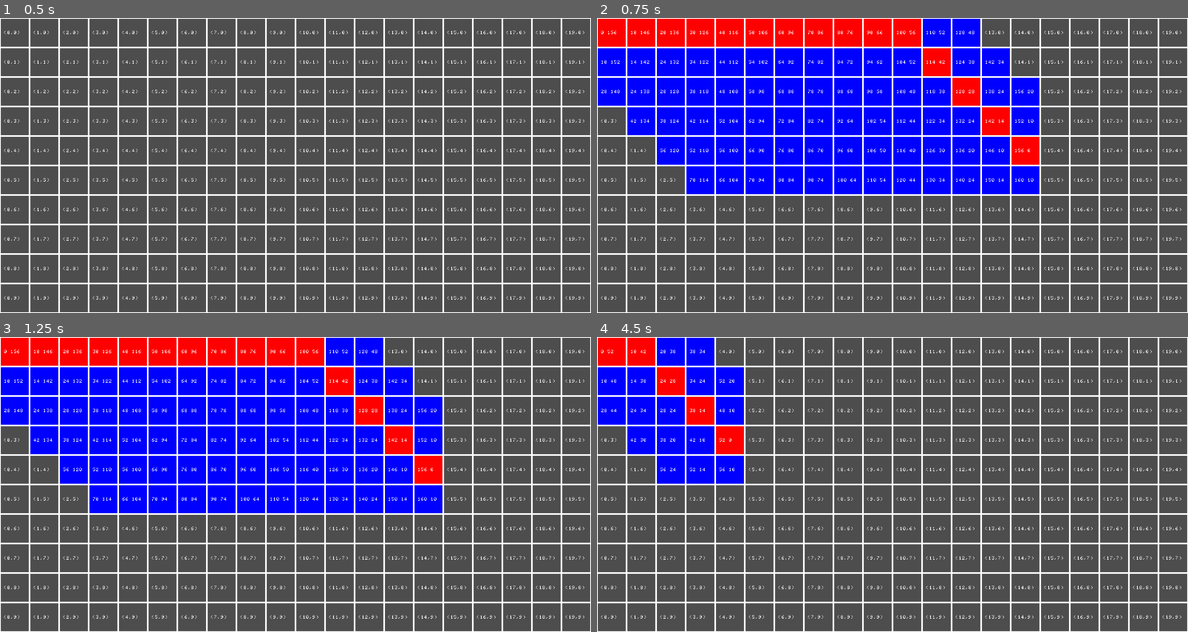
Above: before the commit, frames 1-4 (two rows, left to right).
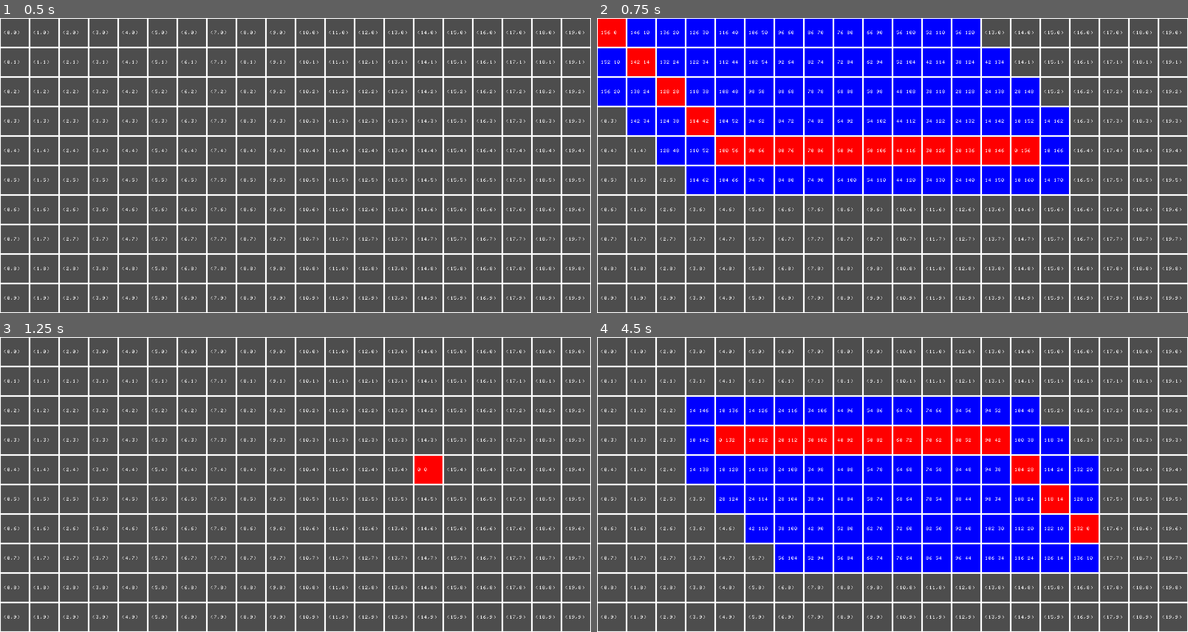
Above: after the commit, the same moments.

Repository: Cidragon/A--Pathfinding-Visualiser
Game: Godot game, scene res://scenes/main/main.tscn
Same seed, same stepped clock (60 frames per second), same inputs: the game is played once before the commit and once after it.
Inputs (mouse positions are in pixels of both pictures, inside the frame that each line leads up to):
- Up to frame 1 (0.5 s): no input
- Up to frame 2 (0.75 s): tap Enter at 0.5 s; move the mouse to (1022, 150) at 0.52 s; press the mouse at (1022, 150) at 0.53 s
- Up to frame 3 (1.25 s): right-click (425, 469) at 0.8 s
- Up to frame 4 (4.5 s): tap Space at 1.25, 2.75, 4.25 s; move the mouse to (774, 499) at 1.27 s; release the mouse at (774, 499) at 1.28 s; right-click (774, 499) at 1.35 s; click (774, 499) at 1.55 s; tap Enter at 2, 3.5 s; move the mouse to (951, 419) at 2.02 s; press the mouse at (951, 419) at 2.03 s; right-click (951, 419) at 2.3 s; move the mouse to (862, 543) at 2.77 s; release the mouse at (862, 543) at 2.78 s; tap Q (q) at 2.85 s; click (862, 543) at 3.05 s; move the mouse to (1069, 528) at 3.52 s; hold Right mouse button (set_end_position, bound only after the … 3.53-4.28 s; move the mouse to (715, 440) at 4.27 s; click (715, 440) at 4.35 s

Frame 1 is identical in both runs. In frame 2, 14% of the frame differs, in the area x 0-80%, y 0-60%; in frame 3, 36%; in frame 4, 38%, in the area x 0-85%, y 0-80%.

Commit message:
set start/end position on mouse click

Diff:
--- a/classes/custom_astar.gd
+++ b/classes/custom_astar.gd
@@ -131,8 +131,8 @@
 		if cell.get_f() < lowest_f_cell.get_f():
 			lowest_f_cell = cell
 
-	print("lowest f score: ", lowest_f_cell.get_f())
-	print(lowest_f_cell)
+	#print("lowest f score: ", lowest_f_cell.get_f())
+	#print(lowest_f_cell)
 	return lowest_f_cell
 
 func reconstruct_path(cell : Cell) -> Array[Vector2i]:
--- a/project.godot
+++ b/project.godot
@@ -22,7 +22,7 @@
 
 [input]
 
-left_click={
+set_start_position={
 "deadzone": 0.5,
 "events": [Object(InputEventMouseButton,"resource_local_to_scene":false,"resource_name":"","device":-1,"window_id":0,"a …(258 unchanged characters)…
 ]
@@ -32,6 +32,11 @@
 "events": [Object(InputEventKey,"resource_local_to_scene":false,"resource_name":"","device":-1,"window_id":0,"alt_pressed":false,"shift_pressed":false,"ctrl_pressed":false,"meta_pressed":false,"pressed":false,"keycode":0,"physical_keycode":81,"key_label":0,"unicode":113,"echo":false,"script":null)
 ]
 }
+set_end_position={
+"deadzone": 0.5,
+"events": [Object(InputEventMouseButton,"resource_local_to_scene":false,"resource_name":"","device":-1,"window_id":0,"alt_pressed":false,"shift_pressed":false,"ctrl_pressed":false,"meta_pressed":false,"button_mask":2,"position":Vector2(376, 26),"global_position":Vector2(380, 67),"factor":1.0,"button_index":2,"canceled":false,"pressed":true,"double_click":false,"script":null)
+]
+}
 
 [rendering]
 
--- a/scenes/main/main.gd
+++ b/scenes/main/main.gd
@@ -38,38 +38,21 @@
 			var label = label_score[col][row]
 			label.text = "(" + str(col) + "," + str(row) + ")"
 
+var start_position : Vector2i = Vector2i(0,0)
+var end_position : Vector2i = Vector2i(0,0)
+
 func _unhandled_input(event: InputEvent) -> void:
-	if event.is_action_pressed("left_click"):
-		print("left click")
+	if event.is_action_pressed("set_start_position"):
 		var mouse_position : Vector2i = get_global_mouse_position()
-		var objective_grid_position : Vector2i = mouse_position / new_astar.tile_size
-		var start_position : Vector2i = Vector2i(0,0) / new_astar.tile_size
+		start_position = mouse_position / new_astar.tile_size
 		print("start grid position: ", start_position)
-		print("objective grid position: ", objective_grid_position)
-		var path : Array[Vector2i] = new_astar.calculate_path(start_position, objective_grid_position)
-
-		reset_label_score()
-		tiles.clear()
-		for tile in new_astar.closedSet:
-			#print(str(new_astar.grid[tile.x][tile.y].f))
-			var g = str(new_astar.grid[tile.x][tile.y].g)
-			var h = str(new_astar.grid[tile.x][tile.y].h)
-
-			label_score[tile.x][tile.y].text = g + " " + h
-			if tile in path:
-				tiles.set_cell(0, tile, 1, Vector2i(0,0))
-			else:
-				tiles.set_cell(0, tile, 0, Vector2i(0,0))
-
-		for tile in new_astar.openSet:
-			var g = str(new_astar.grid[tile.x][tile.y].g)
-			var h = str(new_astar.grid[tile.x][tile.y].h)
-
-			label_score[tile.x][tile.y].text = g + " " + h
-			if tile in path:
-				tiles.set_cell(0, tile, 1, Vector2i(0,0))
-			else:
-				tiles.set_cell(0, tile, 0, Vector2i(0,0))
+		get_full_path()
+	elif event.is_action_pressed("set_end_position"):
+		print("set_end_position")
+		var mouse_position : Vector2i = get_global_mouse_position()
+		end_position = mouse_position / new_astar.tile_size
+		print("end grid position: ", end_position)
+		get_full_path()
 	elif event.is_action_pressed("q"):
 		print("Q pressed")
 		var mouse_position : Vector2i = get_global_mouse_position()
@@ -104,3 +87,30 @@
 		if not new_astar.found_path:
 			var tile : Vector2i = path[0]
 			tiles.set_cell(0, tile, 2, Vector2i(0,0))
+
+
+func get_full_path() -> void:
+	var path : Array[Vector2i] = new_astar.calculate_path(start_position, end_position)
+
+	reset_label_score()
+	tiles.clear()
+	for tile in new_astar.closedSet:
+		#print(str(new_astar.grid[tile.x][tile.y].f))
+		var g = str(new_astar.grid[tile.x][tile.y].g)
+		var h = str(new_astar.grid[tile.x][tile.y].h)
+
+		label_score[tile.x][tile.y].text = g + " " + h
+		if tile in path:
+			tiles.set_cell(0, tile, 1, Vector2i(0,0))
+		else:
+			tiles.set_cell(0, tile, 0, Vector2i(0,0))
+
+	for tile in new_astar.openSet:
+		var g = str(new_astar.grid[tile.x][tile.y].g)
+		var h = str(new_astar.grid[tile.x][tile.y].h)
+
+		label_score[tile.x][tile.y].text = g + " " + h
+		if tile in path:
+			tiles.set_cell(0, tile, 1, Vector2i(0,0))
+		else:
+			tiles.set_cell(0, tile, 0, Vector2i(0,0))
--- a/scenes/main/main.tscn
+++ b/scenes/main/main.tscn
@@ -36,8 +36,6 @@
 [node name="line_debug" type="Control" parent="."]
 layout_mode = 3
 anchors_preset = 0
-offset_right = 40.0
-offset_bottom = 40.0
 script = ExtResource("5_jk7sf")
 
 [node name="Camera2D" type="Camera2D" parent="."]
Binary file added: assets/tiles/wall.png
Not shown, added: assets/tiles/wall.png.import
